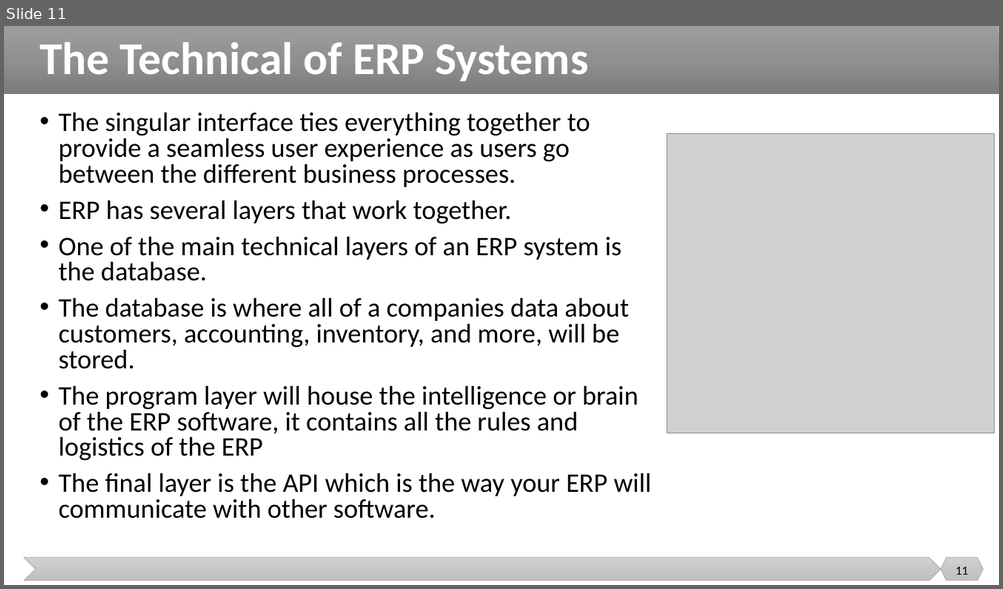
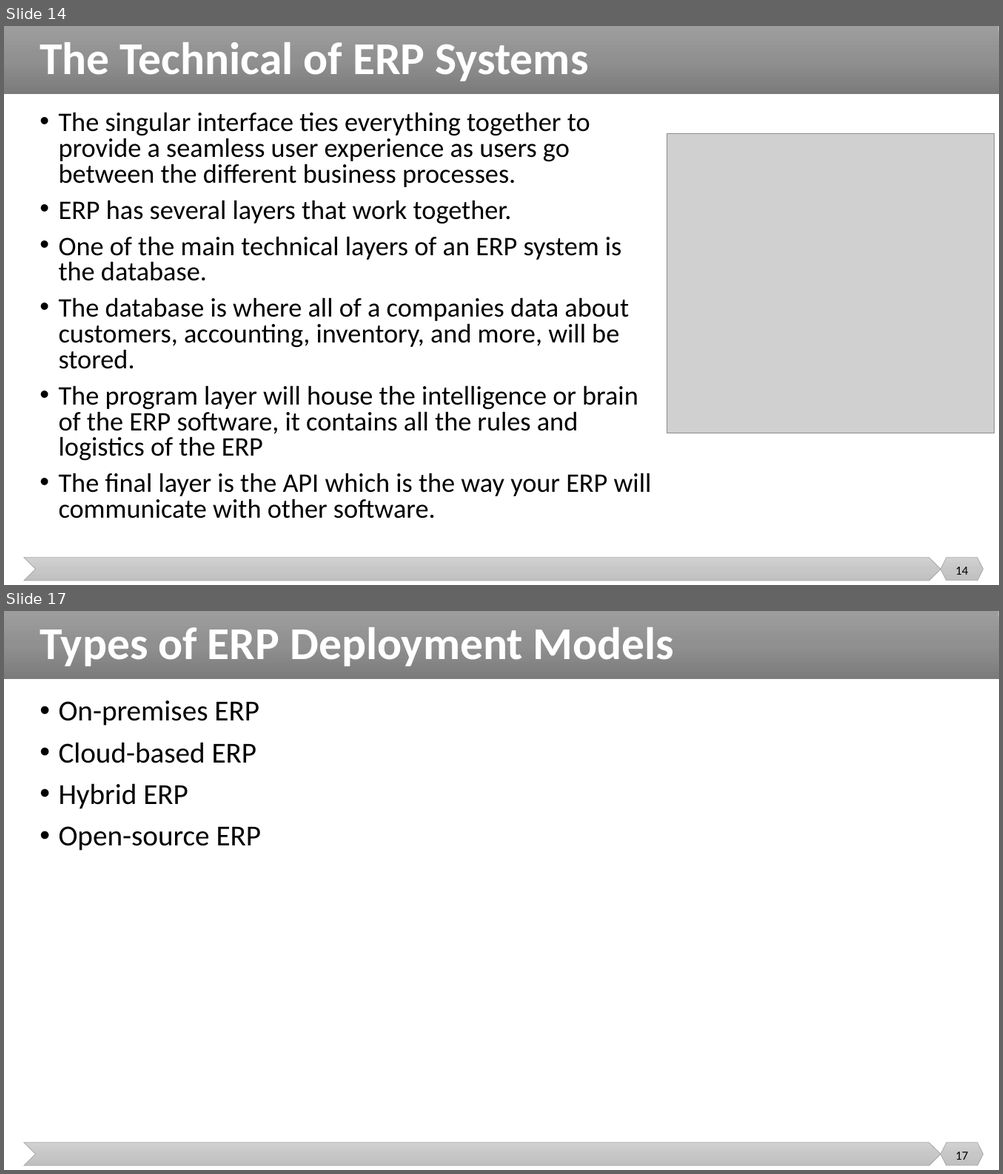
Before and after one commit to malenezi/malenezi, a slide deck: SE495/Lectures/3-ERP/ERP.pptx. Shown one above the other, each under a label of ours: slide 11 before the commit, slides 14 and 17 after it; the slides between them are not shown. The pictures are 1003x589 and 1003x1174 pixels, drawn with LibreOffice and Linux fonts; fonts in the diff are those of the drawing; grey boxes stand for pictures. Boxes give left, top, right and bottom in pixels: in the first picture for what was removed or moved away, otherwise in the second. Text is boxed around its words. In the diff, an @@ line names an element or a change of style, - is before the commit and + after.

```diff
--- a/SE495/Lectures/3-ERP/ERP.pptx
+++ b/SE495/Lectures/3-ERP/ERP.pptx
@@ slide 17 added at bbox=[4, 611, 999, 1170], background #FFFFFF; not listed: 3 template elements that a slide beside it also shows @@
@@ title added at bbox=[40, 627, 674, 667], 44 pt, text #FFFFFF, bold @@
+Types of ERP Deployment Models
@@ text added at bbox=[59, 701, 262, 851], 28 pt, text #000000 @@
+• On-premises ERP
+• Cloud-based ERP
+• Hybrid ERP
+• Open-source ERP
@@ page number added at bbox=[955, 1152, 967, 1160], 12 pt, text #000000 @@
+17
@@ what was slide 11 is now slide 14 @@
@@ page number at bbox=[955, 567, 967, 575]: text changed @@
-11
+14
```
Also in this commit, not shown: 2 slides changed, 10 other slides added, 6 other files.
